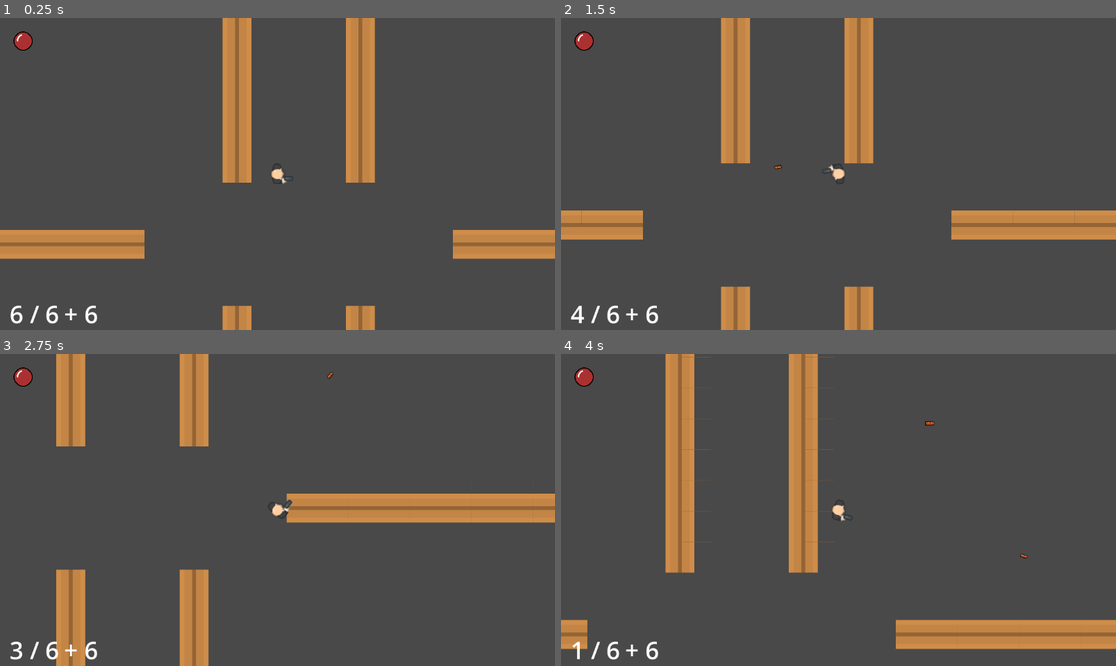
Above: before the commit, frames 1-4 (two rows, left to right).
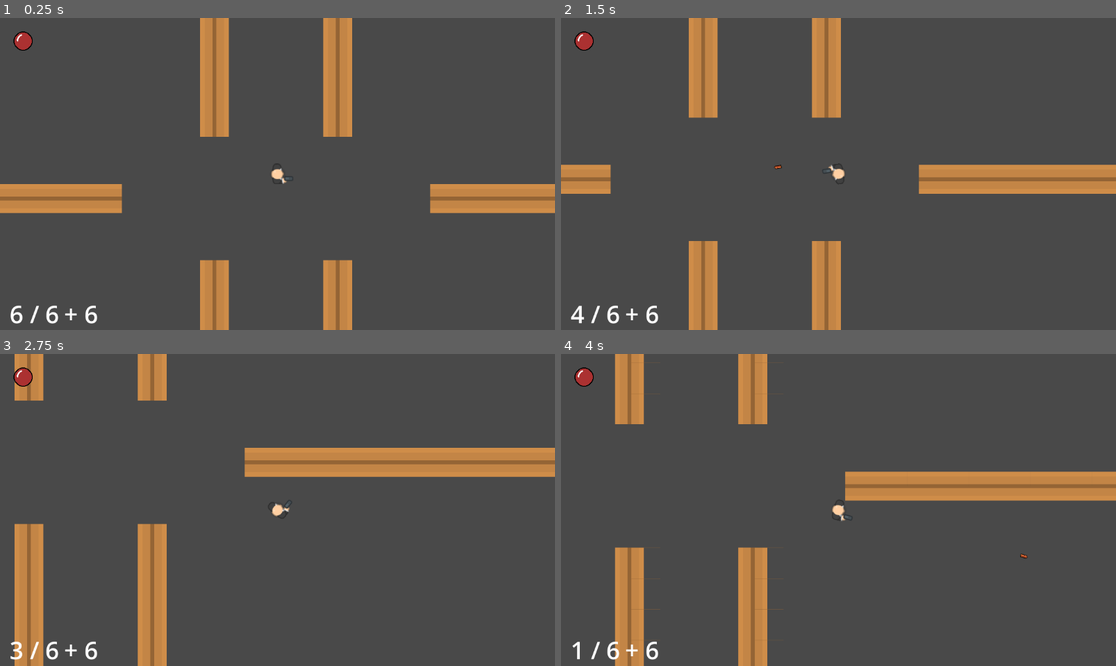
Above: after the commit, the same moments.

Repository: Kerosien/Project-John
Game: Godot game, scene res://Scenes/Main.tscn
Same seed, same stepped clock (60 frames per second), same inputs: the game is played once before the commit and once after it.
Inputs (mouse positions are in pixels of both pictures, inside the frame that each line leads up to):
- Up to frame 1 (0.25 s): no input
- Up to frame 2 (1.5 s): tap Enter at 0.5 s; move the mouse to (960, 158) at 0.52 s; hold Right (ui_right) 0.53-1.28 s; click (960, 158) at 0.6 s; move the mouse to (727, 189) at 1.27 s; hold Down (ui_down) from 1.28 s (still down); click (727, 189) at 1.35 s
- Up to frame 3 (2.75 s): move the mouse to (333, 441) at 2.02 s; release Down (ui_down) at 2.03 s; hold Right (ui_right) from 2.03 s (still down); tap Shift (sprint) at 2.1 s; click (333, 441) at 2.3 s
- Up to frame 4 (4 s): move the mouse to (810, 572) at 2.77 s; release Right (ui_right) at 2.78 s; hold Up (ui_up) 2.78-3.53 s; click (810, 572) at 2.85 s; move the mouse to (1005, 556) at 3.52 s; hold Left (ui_left) from 3.53 s (still down); click (1005, 556) at 3.6 s

The runs differ from the first frame. In frame 1, 19% of the frame differs, in the area x 0-100%, y 0-100%; in frame 2, 21%; in frame 3, 22%; in frame 4, 23%.

Commit message:
Reload function fix
Fixed the reload function, now it is working as intended

Diff:
--- a/tds-wip/Scenes/Main.tscn
+++ b/tds-wip/Scenes/Main.tscn
@@ -3367,7 +3367,7 @@
 [node name="Main" type="Node2D"]
 
 [node name="Player" parent="." instance=ExtResource("1_r150o")]
-position = Vector2(592, 350)
+position = Vector2(623, 419)
 
 [node name="Spawner" type="Node2D" parent="."]
 script = ExtResource("3_kln2b")
--- a/tds-wip/Scenes/Player.tscn
+++ b/tds-wip/Scenes/Player.tscn
@@ -27,5 +27,6 @@
 limit_smoothed = true
 
 [node name="ReloadTimer" type="Timer" parent="."]
+one_shot = true
 
 [connection signal="timeout" from="ReloadTimer" to="." method="_on_reload_timer_timeout"]
--- a/tds-wip/Scripts/Player.gd
+++ b/tds-wip/Scripts/Player.gd
@@ -32,10 +32,11 @@
 const bulletScene = preload("res://Scenes/Bullet.tscn")
 
 func _ready() -> void:
-	var screen_size = get_viewport_rect().size
-	self.global_position = screen_size / 2.0
+
+	# Camera bounds
 	camrea.make_current()
 	set_camera_limits()
+
 	health_bar.set_health(current_health)
 	await get_tree().process_frame
 	update_ammo_ui()
@@ -87,7 +88,7 @@
 
 func shoot():
 
-	if is_reloading or current_ammo <=0:
+	if is_reloading or current_ammo <= 0:
 		return
 
 	var bullet = bulletScene.instantiate()
@@ -130,6 +131,7 @@
 	camrea.limit_bottom = int (map_position.y + map_size.y)
 
 func _process(_delta):
+	# Reload check
 	if Input.is_action_just_pressed("reload"):
 		reload_text.modulate = Color.RED
 		reload()
@@ -139,6 +141,8 @@
 		return
 	is_reloading = true
 	$ReloadTimer.start(reload_time)
+
+
 
 func _on_reload_timer_timeout() -> void:
 	var needed = max_ammo_in_clip - current_ammo
@@ -150,5 +154,5 @@
 	update_ammo_ui()
 
 func update_ammo_ui():
-	var need_reload = current_ammo <= 0 and reserve_ammo >= 0
+	var need_reload = current_ammo <= 0 and reserve_ammo <= 0
 	ammo_ui.update_ammo_ui(current_ammo, max_ammo_in_clip, reserve_ammo, need_reload)
